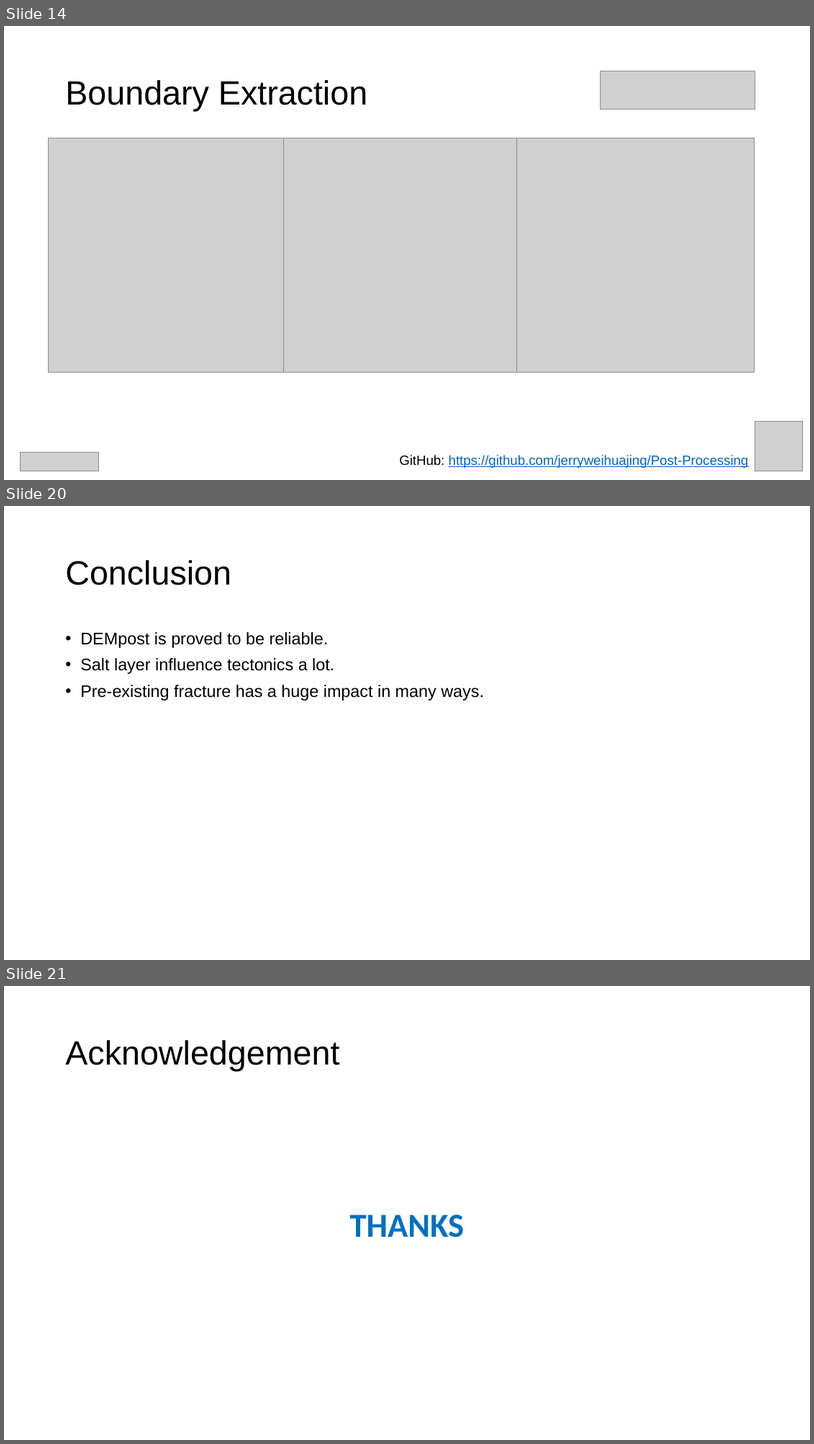
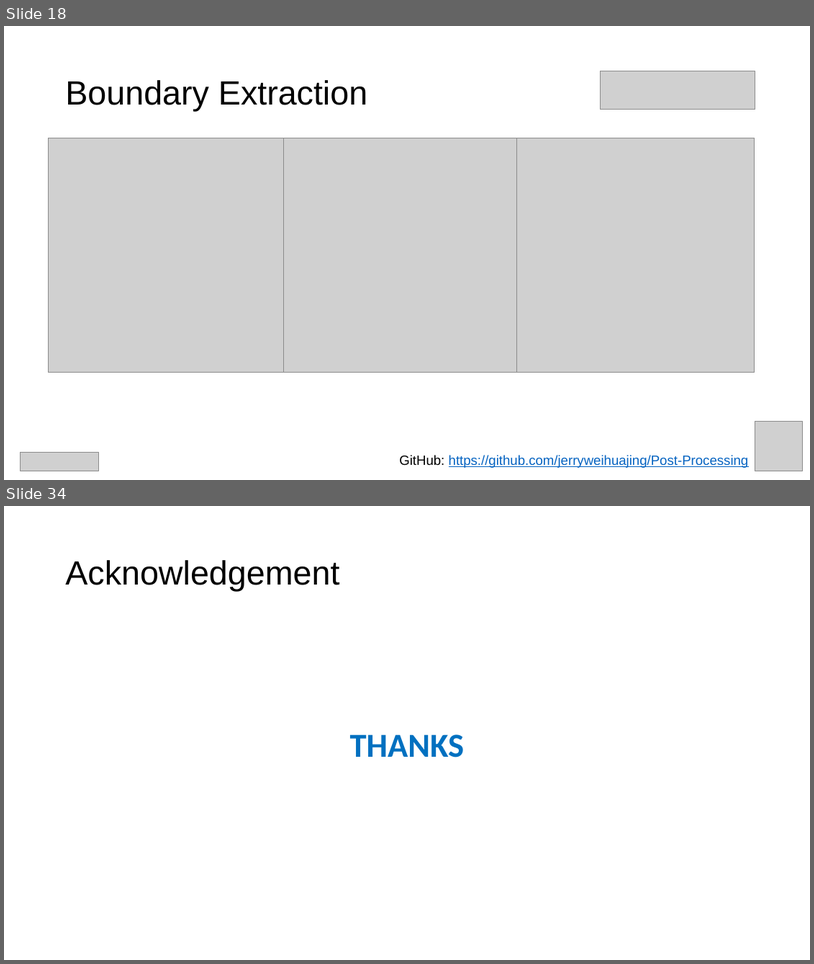
Before and after one commit to jerryweihuajing/Post-Processing, a slide deck: CG Finals.pptx. Shown one above the other, each under a label of ours: slides 14, 20 and 21 before the commit, slides 18 and 34 after it; the slides between them are not shown. The pictures are 814x1444 and 814x964 pixels, drawn with LibreOffice and Linux fonts; fonts in the diff are those of the drawing; grey boxes stand for pictures. Boxes give left, top, right and bottom in pixels: in the first picture for what was removed or moved away, otherwise in the second. Text is boxed around its words. In the diff, an @@ line names an element or a change of style, - is before the commit and + after.

```diff
--- a/CG Finals.pptx
+++ b/CG Finals.pptx
@@ slide 20 removed at bbox=[4, 506, 810, 960], background #CCE8CF @@
@@ title removed at bbox=[65, 560, 232, 585] @@
-Conclusion
@@ text removed at bbox=[80, 632, 484, 700] @@
-• DEMpost is proved to be reliable.
-• Salt layer influence tectonics a lot.
-• Pre-existing fracture has a huge impact in many ways.
@@ what was slide 14 is now slide 18 @@
@@ what was slide 21 is now slide 34 @@
```
Also in this commit, not shown: 10 slides changed, 15 slides added, 1 other slide removed, 11 other files.
